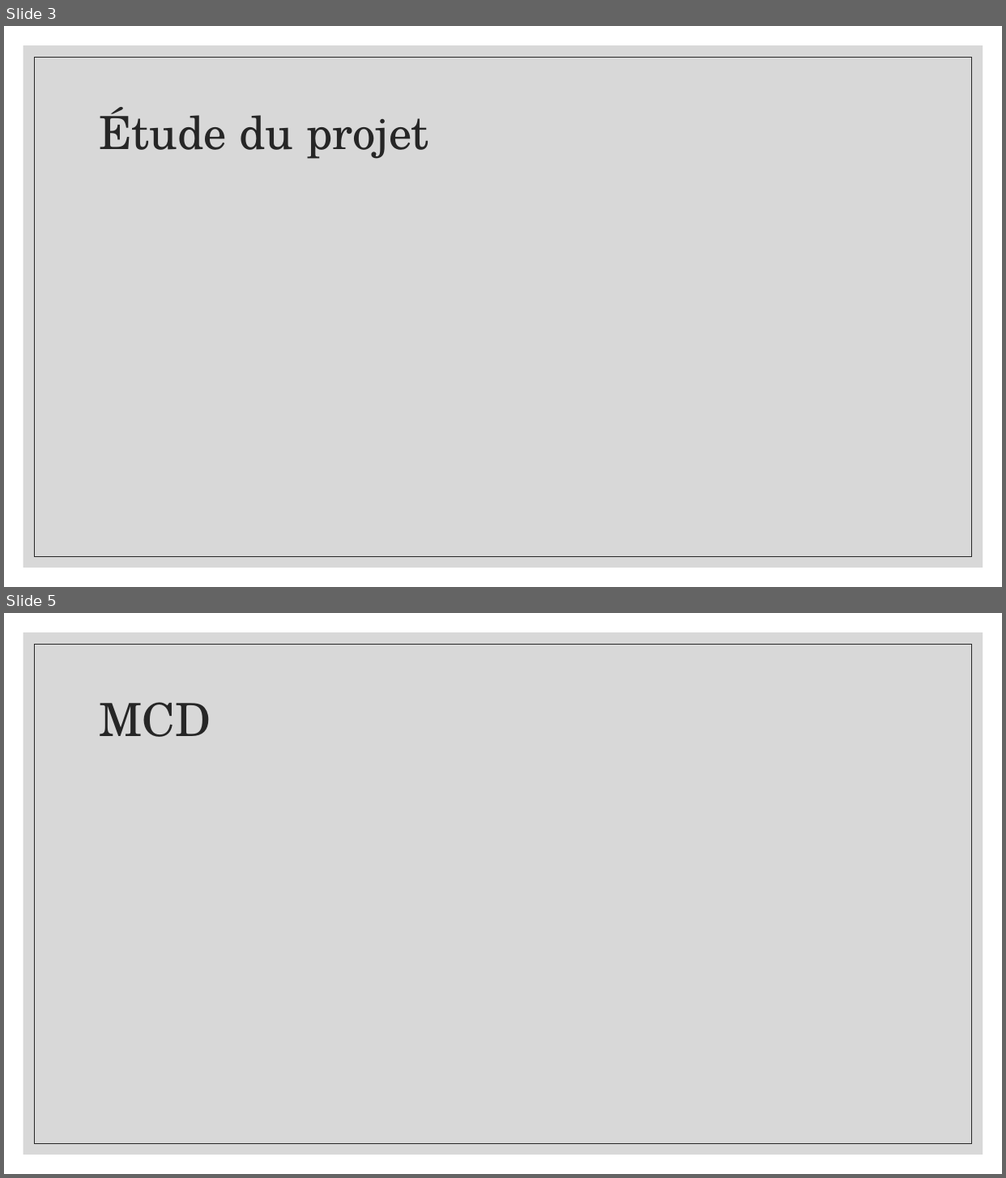
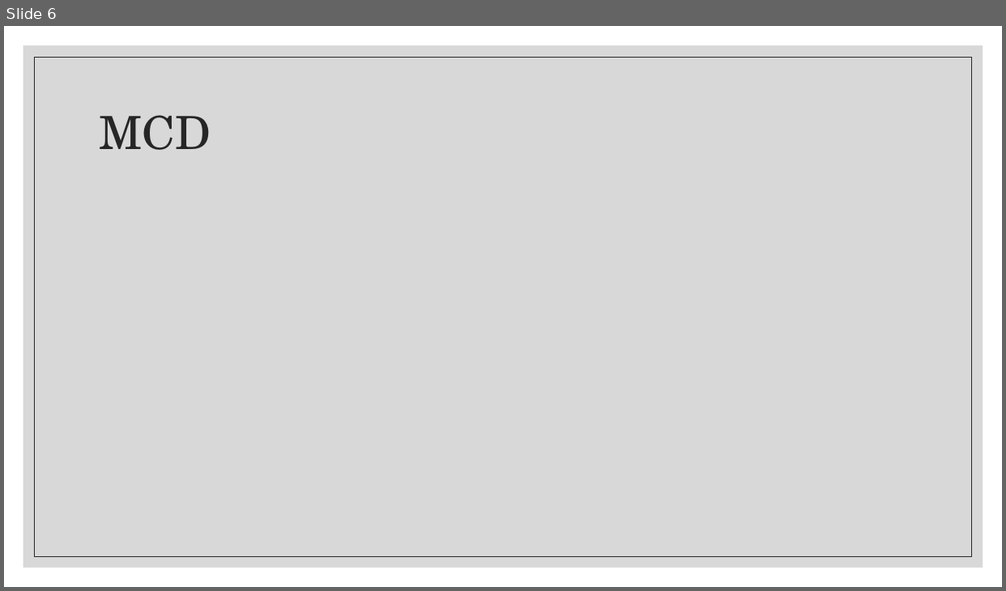
Before and after one commit to Tinquen59/AP2019_Projet002_projetWEB, a slide deck: plus/Formulaire_Connectlife.pptx. Shown one above the other, each under a label of ours: slides 3 and 5 before the commit, slide 6 after it; the slides between them are not shown. The pictures are 1006x1178 and 1006x591 pixels, drawn with LibreOffice and Linux fonts; fonts in the diff are those of the drawing; background and template pictures are left out. Boxes give left, top, right and bottom in pixels: in the first picture for what was removed or moved away, otherwise in the second. Text is boxed around its words. In the diff, an @@ line names an element or a change of style, - is before the commit and + after.

```diff
--- a/plus/Formulaire_Connectlife.pptx
+++ b/plus/Formulaire_Connectlife.pptx
@@ slide 3 removed at (4,26,1002,587), background #FFFFFF; not listed: 2 template elements that a slide beside it also shows @@
@@ title removed at (99,107,428,159) @@
-Étude du projet
@@ what was slide 5 is now slide 6 @@
```
Also in this commit, not shown: 6 slides changed, 11 slides added, 1 other slide removed, 1 other file.
